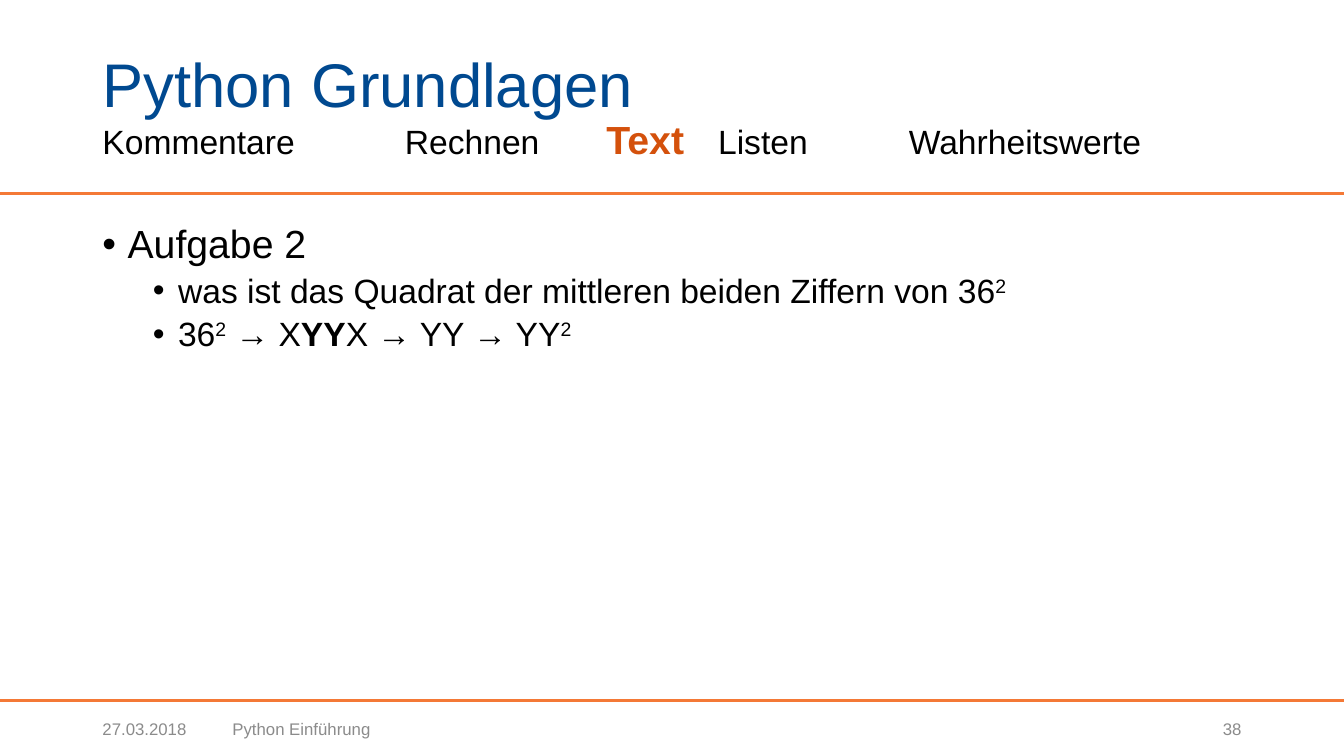
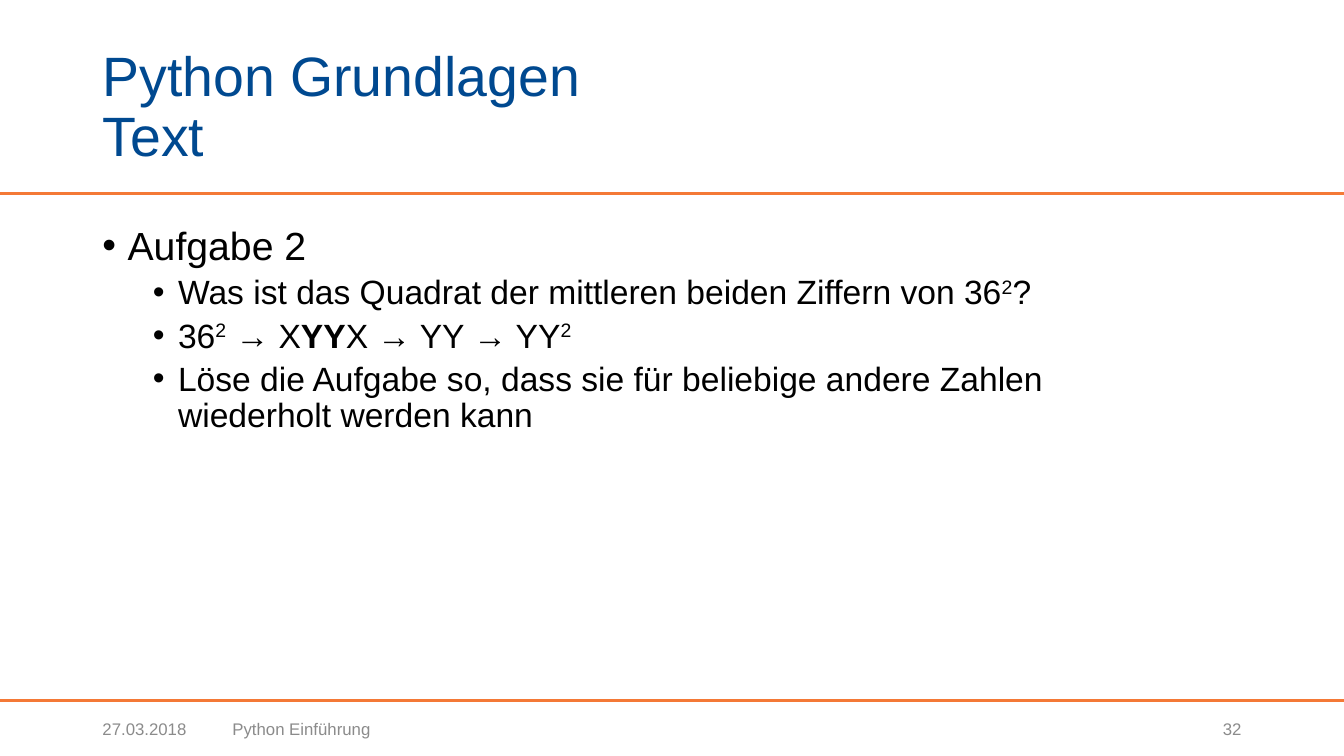
Before and after one commit to BogyMitutoyoCTL/Sophy-Preparation, a slide deck: slide 32 of Präsentationen/Python Einführung.pptx (slide 38 before the commit). Drawn at 1344x756 pixels with LibreOffice and Linux fonts; fonts in the diff are those of the drawing; background and template pictures are left out. Boxes give left, top, right and bottom in pixels: in the first picture for what was removed or moved away, otherwise in the second. Text is boxed around its words. In the diff, an @@ line names an element or a change of style, - is before the commit and + after.

Commit message:
Trauerränder ung Schatten entfernt
Stil der Überschriften an andere Präsentationen angepasst
Lange Texte auf Folien in Notizen verschoben (teilweise)

```diff
--- a/Präsentationen/Python Einführung.pptx
+++ b/Präsentationen/Python Einführung.pptx
@@ title at bbox=[102, 55, 580, 157]: text changed; size 24 to 39.6 pt; text colour #000000 to #004990 @@
-Python Grundlagen
-Kommentare Rechnen Text Listen Wahrheitswerte
+Python Grundlagen
+Text
@@ text at bbox=[178, 279, 955, 311]: text changed @@
-  • was ist das Quadrat der mittleren beiden Ziffern von 362
+  • Was ist das Quadrat der mittleren beiden Ziffern von 362?
@@ text at bbox=[178, 366, 1043, 428]: paragraph added @@
+  • Löse die Aufgabe so, dass sie für beliebige andere Zahlen wiederholt werden kann
@@ page number at bbox=[1223, 723, 1242, 735]: text changed @@
-38
+32
```
Also in this commit, not shown: 52 other slides changed, 8 slides removed.
